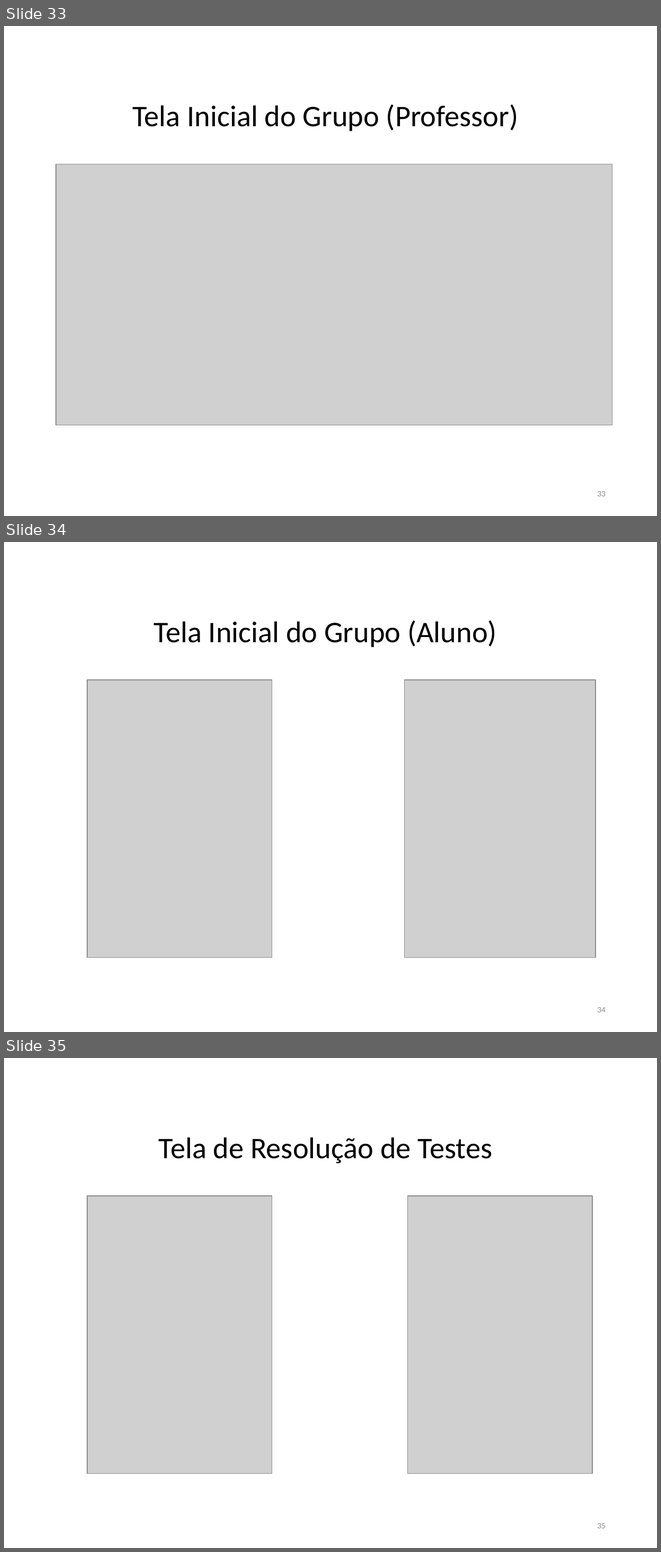
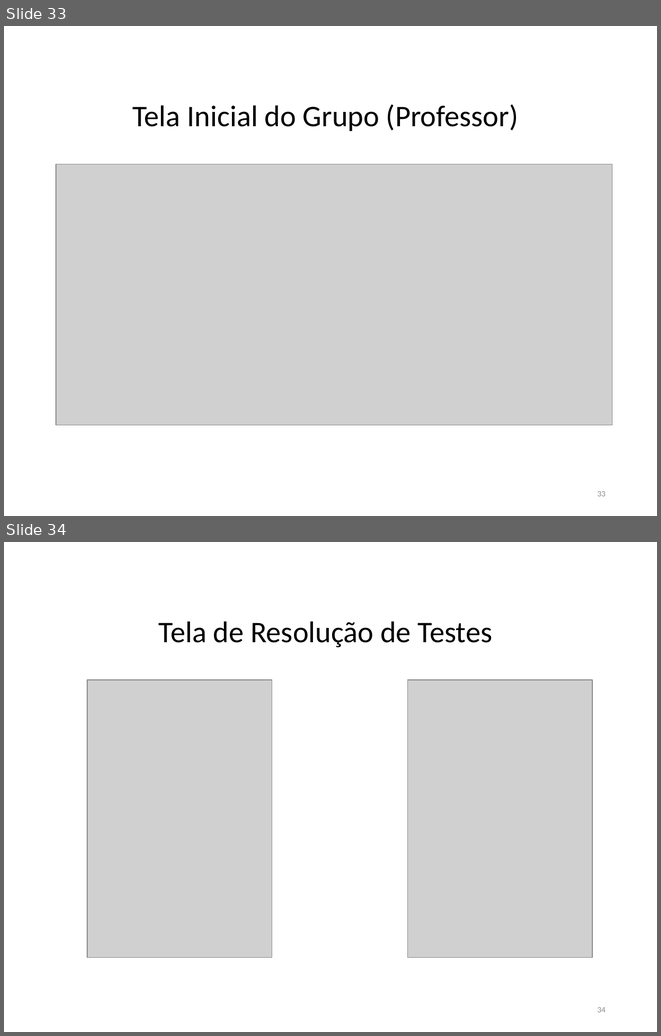
Before and after one commit to FatimaFerreiradeSousa/TCC-Mobile-Leaning, a slide deck: TCC - Documento/TCC II.pptx. Shown one above the other, each under a label of ours: slides 33, 34 and 35 before the commit, slides 33 and 34 after it. The pictures are 661x1552 and 661x1036 pixels, drawn with LibreOffice and Linux fonts; fonts in the diff are those of the drawing; grey boxes stand for pictures. Boxes give left, top, right and bottom in pixels: in the first picture for what was removed or moved away, otherwise in the second. Text is boxed around its words. In the diff, an @@ line names an element or a change of style, - is before the commit and + after.

```diff
--- a/TCC - Documento/TCC II.pptx
+++ b/TCC - Documento/TCC II.pptx
@@ slide 34 removed at bbox=[4, 542, 657, 1032], background #FFFFFF @@
@@ title removed at bbox=[154, 620, 497, 647] @@
-Tela Inicial do Grupo (Aluno)
@@ picture removed at bbox=[87, 680, 272, 958] @@
@@ picture removed at bbox=[404, 680, 595, 958] @@
@@ page number removed at bbox=[597, 1007, 606, 1012] @@
-34
@@ what was slide 35 is now slide 34 @@
@@ page number at bbox=[597, 1007, 606, 1012]: text changed @@
-35
+34
```
Also in this commit, not shown: 1 slide changed.
